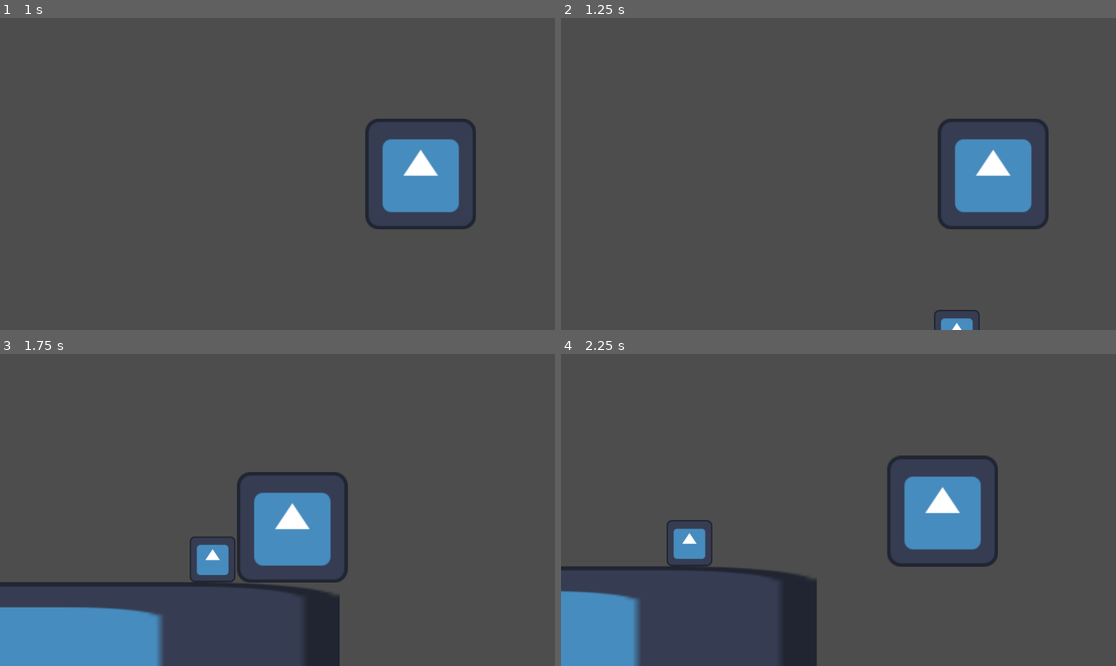
Above: before the commit, frames 1-4 (two rows, left to right).
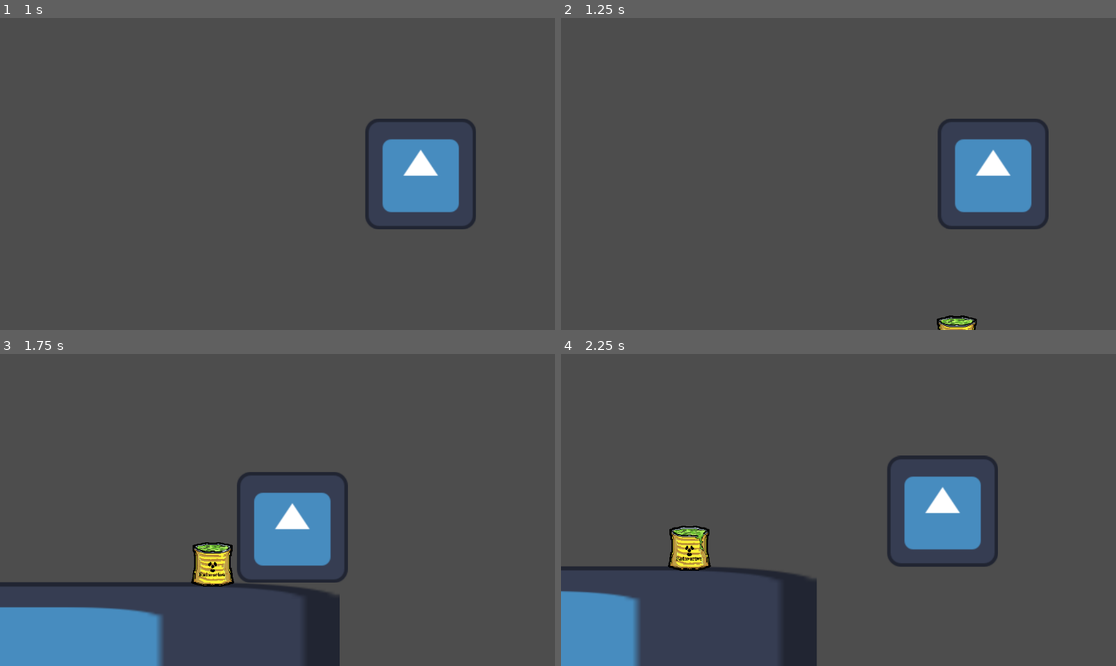
Above: after the commit, the same moments.

Repository: Savannah-Jones/Alien-X
Game: Godot game, scene res://Scenes/TestScene.tscn
Two runs of this game, one before a commit and one after it. Both use one fixed random seed, a clock stepped at 60 frames per second and the inputs below. This scene is started directly instead of the project's main scene. The engine's default icon, where the game draws it, is replaced by a stand-in: a white triangle on a blue panel in a dark square.
Inputs:
- Up to frame 1 (1 s): hold Right (ui_right) from 0.53 s (still down)
- Up to frame 2 (1.25 s): keep holding Right (ui_right)
- Up to frame 3 (1.75 s): release Right (ui_right) at 1.28 s; hold Down (ui_down) from 1.28 s (still down)
- Up to frame 4 (2.25 s): release Down (ui_down) at 2.03 s; hold Right (ui_right) from 2.03 s (still down)

Frame 1 is identical in both runs. In frame 2, 0.4% of the frame differs, in the area x 67-76%, y 93-100%; in frame 3, 1.1%; in frame 4, 1.1%, in the area x 19-28%, y 53-70%.

Commit message:
collectible png added

Diff:
--- a/maze-game/Scenes/Collectible.tscn
+++ b/maze-game/Scenes/Collectible.tscn
@@ -1,21 +1,72 @@
-[gd_scene load_steps=4 format=3 uid="uid://1idm5dxdjbdu"]
+[gd_scene load_steps=11 format=3 uid="uid://1idm5dxdjbdu"]
 
 [ext_resource type="Texture2D" uid="uid://cbwbvoswrovsv" path="res://icon.svg" id="1_4xoli"]
 [ext_resource type="Script" uid="uid://clbeyao2tphu4" path="res://Scripts/collectible.gd" id="1_wqeun"]
+[ext_resource type="Texture2D" uid="uid://du7usx17uimj6" path="res://Art/Map Assets/Collectible_Idle.png" id="3_7nkl6"]
+
+[sub_resource type="AtlasTexture" id="AtlasTexture_omuo5"]
+atlas = ExtResource("3_7nkl6")
+region = Rect2(0, 0, 128, 128)
+
+[sub_resource type="AtlasTexture" id="AtlasTexture_xxppo"]
+atlas = ExtResource("3_7nkl6")
+region = Rect2(128, 0, 128, 128)
+
+[sub_resource type="AtlasTexture" id="AtlasTexture_cnrdp"]
+atlas = ExtResource("3_7nkl6")
+region = Rect2(256, 0, 128, 128)
+
+[sub_resource type="AtlasTexture" id="AtlasTexture_vlulk"]
+atlas = ExtResource("3_7nkl6")
+region = Rect2(384, 0, 128, 128)
+
+[sub_resource type="AtlasTexture" id="AtlasTexture_ef5q3"]
+atlas = ExtResource("3_7nkl6")
+region = Rect2(512, 0, 128, 128)
+
+[sub_resource type="SpriteFrames" id="SpriteFrames_15jqs"]
+animations = [{
+"frames": [{
+"duration": 1.0,
+"texture": SubResource("AtlasTexture_omuo5")
+}, {
+"duration": 1.0,
+"texture": SubResource("AtlasTexture_xxppo")
+}, {
+"duration": 1.0,
+"texture": SubResource("AtlasTexture_cnrdp")
+}, {
+"duration": 1.0,
+"texture": SubResource("AtlasTexture_vlulk")
+}, {
+"duration": 1.0,
+"texture": SubResource("AtlasTexture_ef5q3")
+}],
+"loop": true,
+"name": &"idle",
+"speed": 4.0
+}]
 
 [sub_resource type="RectangleShape2D" id="RectangleShape2D_wqeun"]
-size = Vector2(20, 40.1854)
+size = Vector2(18.9517, 40.1854)
 
 [node name="Collectible" type="Area2D"]
 script = ExtResource("1_wqeun")
 
 [node name="Sprite2D" type="Sprite2D" parent="."]
+visible = false
 scale = Vector2(0.2, 0.2)
 texture = ExtResource("1_4xoli")
 
 [node name="AnimatedSprite2D" type="AnimatedSprite2D" parent="."]
+texture_filter = 1
+scale = Vector2(0.3, 0.3)
+sprite_frames = SubResource("SpriteFrames_15jqs")
+animation = &"idle"
+frame_progress = 0.402304
 
 [node name="CollisionShape2D" type="CollisionShape2D" parent="."]
+position = Vector2(0, 3)
 scale = Vector2(1.26638, 0.647001)
 shape = SubResource("RectangleShape2D_wqeun")
 
--- a/maze-game/Scripts/collectible.gd
+++ b/maze-game/Scripts/collectible.gd
@@ -6,7 +6,7 @@
 
 # Called when the node enters the scene tree for the first time.
 func _ready() -> void:
-	pass # Replace with function body.
+	anim.play("idle")
 
 
 func _on_body_entered(body: Node2D) -> void:
Binary file added: maze-game/Art/Map Assets/Collectible_Idle.png
Not shown, added: maze-game/Art/Map Assets/Collectible_Idle.png.import
